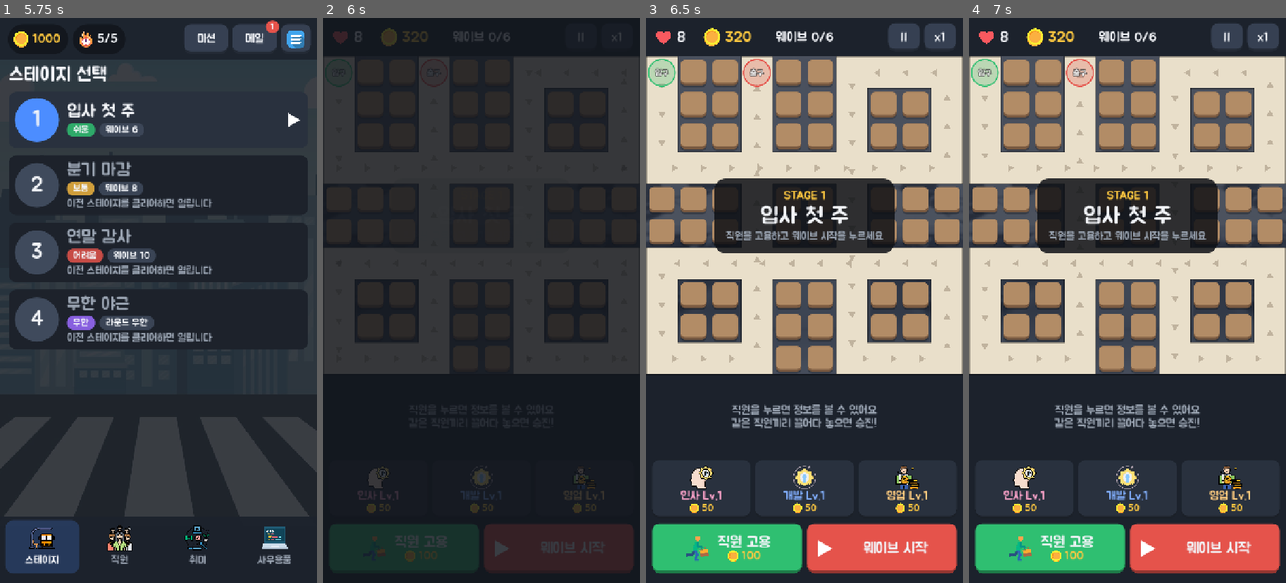
Above: before the commit, frames 1-4 (left to right).
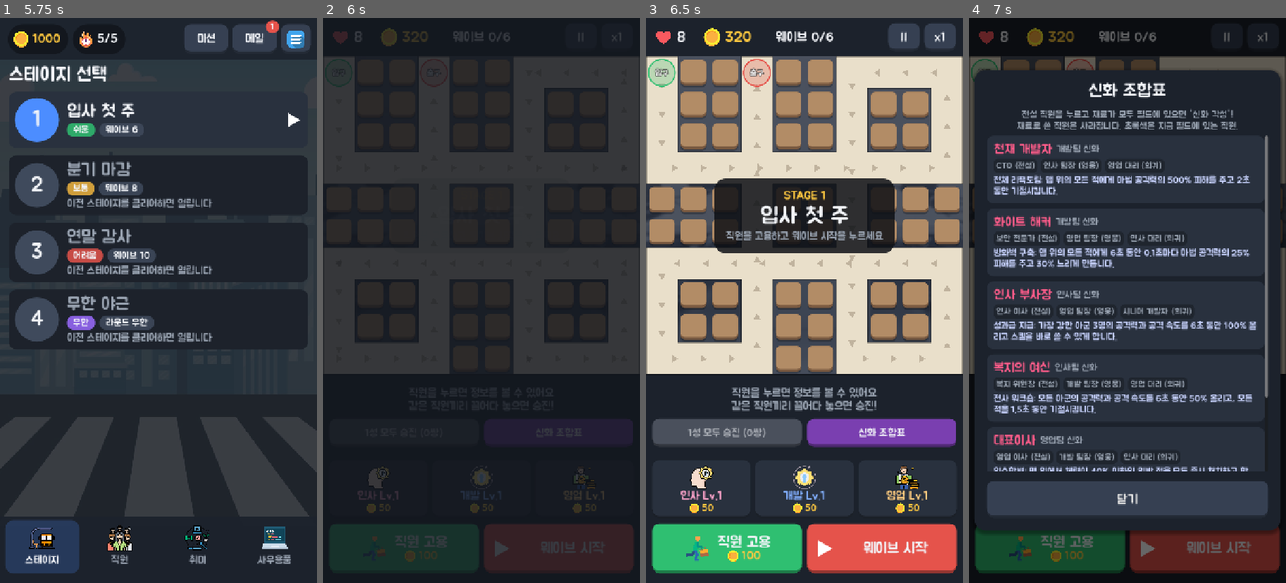
Above: after the commit, the same moments.

Repository: chw3021/CompanyDefense
Game: Godot game, scene res://scenes/boot.tscn
The game is run twice, just before and just after one commit, with the same random seed, the same clock (stepped at 60 frames per second) and the same inputs.
Inputs (mouse positions are in pixels of both pictures, inside the frame that each line leads up to):
- Up to frame 1 (5.75 s): click "입사하기" at 0.5 s; click (158, 283) at 1.27 s; type "12" at 1.35 s; click "확인" at 2 s; click "미션" at 2.75 s; click "닫기" at 3.5 s; click "메일" at 4.25 s; click "닫기" at 5 s
- Up to frame 2 (6 s): click (481, 119) at 5.75 s
- Up to frame 3 (6.5 s): no input
- Up to frame 4 (7 s): click (1203, 430) at 6.5 s, where only the run after the commit has a clickable "신화 조합표"

Frame 1 is identical in both runs. In frame 2, 0.1% of the frame differs, in the area x 67-82%, y 72-75%; in frame 3, 5.8%; in frame 4, 74%, in the area x 0-100%, y 0-100%.

Commit message:
신화 조합과 1성 모두 승진
- 신화(6등급) 6종: 전설 + 다른 두 팀의 영웅, 희귀를 모으면 각성
- 전설 카드에 재료 보유 여부와 각성 버튼, 전투 화면에 신화 조합표
- 신화 전용 스킬 6종과 각성 연출, 무지개 테두리
- 1성 모두 승진 버튼: 같은 1성끼리 짝을 모두 합친다
- 업적에 신화 단계 추가, 밸런스 봇(smart)이 각성도 한다
- 확인용 시나리오 tools/scenarios/mythic.gd, automerge.gd

Diff:
--- a/scripts/autoload/game_data.gd
+++ b/scripts/autoload/game_data.gd
@@ -5,9 +5,34 @@
 const TEAMS := ["hr", "dv", "sl"]
 const TEAM_NAMES := {"hr": "인사", "dv": "개발", "sl": "영업"}
 const TEAM_COLORS := {"hr": Color("ff7eb6"), "dv": Color("4c8dff"), "sl": Color("ffb648")}
-const GRADE_COLORS := [Color("b8c0cc"), Color("4cd17a"), Color("4c9dff"), Color("b07cff"), Color("ffa53d")]
-const GRADE_NAMES := ["일반", "고급", "희귀", "영웅", "전설"]
-const MAX_GRADE := 5
+const GRADE_COLORS := [Color("b8c0cc"), Color("4cd17a"), Color("4c9dff"), Color("b07cff"), Color("ffa53d"), Color("ff5c8a")]
+const GRADE_NAMES := ["일반", "고급", "희귀", "영웅", "전설", "신화"]
+const MAX_GRADE := 5      # 승진(같은 직원 합치기)으로 오를 수 있는 최고 등급
+const MYTHIC_GRADE := 6   # 신화: 전설 + 조합 재료로만 각성
+
+## 신화 직원. 전설(base) 하나와 재료 두 명(다른 두 팀의 영웅, 희귀)을 모으면 전설이 신화로 각성한다.
+## 그림은 base 전설의 것을 쓰고, 능력치는 base 의 배율, 레벨은 base 의 레벨을 따른다
+const MYTHICS := {
+	"tower_dv6_1": {"base": "tower_dv5_1", "name": "천재 개발자", "recipe": ["tower_hr4", "tower_sl3"],
+			"skill": {"skillName": "전체 리팩토링", "mult": 5.0, "cooldown": 12.0, "duration": 2.0, "range": 0.0,
+			"description": "맵 위의 모든 적에게 마법 공격력의 500% 피해를 주고 2초 동안 기절시킵니다."}},
+	"tower_dv6_2": {"base": "tower_dv5_2", "name": "화이트 해커", "recipe": ["tower_sl4", "tower_hr3"],
+			"skill": {"skillName": "방화벽 구축", "mult": 0.25, "cooldown": 15.0, "duration": 6.0, "range": 0.0,
+			"description": "맵 위의 모든 적에게 6초 동안 0.1초마다 마법 공격력의 25% 피해를 주고 30% 느리게 만듭니다."}},
+	"tower_hr6_1": {"base": "tower_hr5_1", "name": "인사 부사장", "recipe": ["tower_sl4", "tower_dv3"],
+			"skill": {"skillName": "성과급 지급", "mult": 1.0, "cooldown": 15.0, "duration": 6.0, "range": 0.0,
+			"description": "가장 강한 아군 3명의 공격력과 공격 속도를 6초 동안 100% 올리고 스킬을 바로 쓸 수 있게 합니다."}},
+	"tower_hr6_2": {"base": "tower_hr5_2", "name": "복지의 여신", "recipe": ["tower_dv4", "tower_sl3"],
+			"skill": {"skillName": "전사 워크숍", "mult": 0.5, "cooldown": 18.0, "duration": 6.0, "range": 0.0,
+			"description": "모든 아군의 공격력과 공격 속도를 6초 동안 50% 올리고, 모든 적을 1.5초 동안 기절시킵니다."}},
+	"tower_sl6_1": {"base": "tower_sl5_1", "name": "대표이사", "recipe": ["tower_dv4", "tower_hr3"],
+			"skill": {"skillName": "인수합병", "mult": 0.4, "cooldown": 12.0, "duration": 1.0, "range": 0.0,
+			"description": "맵 위에서 체력이 40% 이하인 일반 적을 모두 즉시 처치하고 한 마리당 코인 2개를 얻습니다. (보스는 물리 공격력의 800% 피해)"}},
+	"tower_sl6_2": {"base": "tower_sl5_2", "name": "글로벌 영업왕", "recipe": ["tower_hr4", "tower_dv3"],
+			"skill": {"skillName": "해외 수주", "mult": 4.0, "cooldown": 10.0, "duration": 3.0, "range": 4.0,
+			"description": "사거리 4칸 안의 적에게 물리 공격력의 400% 피해를 주고 3초 동안 60% 느리게 만들며 코인 30개를 얻습니다."}},
+}
+const MYTHIC_STAT_MULT := 2.5
 const MAX_TOWER_LEVEL := 30
 const MAX_EQUIPMENT_LEVEL := 10
 ## 스킬 쿨타임은 최대 50% 까지만 줄어든다
@@ -20,6 +45,7 @@
 var hobby_ids: Array[String] = []
 var equipment := {}   # eqId -> Dictionary
 var equipment_ids: Array[String] = []
+var mythic_of := {}   # 전설 towerId -> 신화 towerId
 
 
 func _init() -> void:
@@ -36,6 +62,29 @@
 	equipment = root["equipment"]
 	for key in equipment:
 		equipment_ids.append(key)
+	_add_mythics()
+
+
+## 신화 직원을 전설 데이터에서 만들어 towers / skills 에 넣는다 (tower_ids 에는 넣지 않는다: 고용, 직원 탭 대상이 아님)
+func _add_mythics() -> void:
+	for id in MYTHICS:
+		var m: Dictionary = MYTHICS[id]
+		var t: Dictionary = towers[m.base].duplicate()
+		t.towerId = id
+		t.towerName = m.name
+		t.towerGrade = MYTHIC_GRADE
+		t.towerPhysicalAttack = float(t.towerPhysicalAttack) * MYTHIC_STAT_MULT
+		t.towerMagicAttack = float(t.towerMagicAttack) * MYTHIC_STAT_MULT
+		t.towerAttackSpeed = float(t.towerAttackSpeed) * 1.2
+		t.towerAttackRange = float(t.towerAttackRange) + (0.5 if t.team == "sl" else 1.0)  # 영업팀은 근접 그대로 (4칸부터 원거리)
+		t.mythicBase = m.base
+		towers[id] = t
+		var skill: Dictionary = m.skill.duplicate()
+		var key: String = id.trim_prefix("tower_")
+		skill.skillId = key
+		skill.summoneeImagePath = skills[String(m.base).trim_prefix("tower_")].get("summoneeImagePath", "")
+		skills[key] = skill
+		mythic_of[m.base] = id
 
 
 func skill_for_tower(tower: Dictionary) -> Dictionary:
--- a/scripts/autoload/missions.gd
+++ b/scripts/autoload/missions.gd
@@ -15,8 +15,8 @@
 			"tiers": [[50, 300], [500, 1000], [2000, 3000]]},
 	{"id": "skills", "name": "능력자", "desc": "스킬 %d회 사용", "stat": "skills",
 			"tiers": [[100, 300], [1000, 1000], [5000, 3000]]},
-	{"id": "grade", "name": "전설의 탄생", "desc": "%d등급 직원 만들기", "stat": "max_grade",
-			"tiers": [[3, 300], [4, 1000], [5, 3000]]},
+	{"id": "grade", "name": "전설의 탄생", "desc": "%d등급 직원 만들기 (6등급 = 신화)", "stat": "max_grade",
+			"tiers": [[3, 300], [4, 1000], [5, 3000], [6, 6000]]},
 	{"id": "games", "name": "성실한 사원", "desc": "%d판 플레이", "stat": "games_played",
 			"tiers": [[5, 300], [30, 1000], [100, 3000]]},
 	{"id": "wins", "name": "승리의 기쁨", "desc": "%d번 승리", "stat": "games_won",
--- a/scripts/stage/battle.gd
+++ b/scripts/stage/battle.gd
@@ -19,6 +19,7 @@
 signal tower_attacked(t: Tower, target: Enemy, melee: bool)
 signal skill_cast(t: Tower)
 signal projectile_hit(p: Dictionary)
+signal mythic_born(t: Tower)
 
 const SPAWN_COST := 100
 const TRADE_CHANCE := 0.3
@@ -99,6 +100,11 @@
 		var level: int = user.get("towers", {}).get(tower_id, 1)
 		var team: String = GameData.towers[tower_id].team
 		templates[tower_id] = Tower.make_template(tower_id, level, GameData.stat_bonus(user, team))
+	# 신화는 각성 전 전설의 레벨을 따른다
+	for id in GameData.MYTHICS:
+		var base: String = GameData.MYTHICS[id].base
+		var level: int = user.get("towers", {}).get(base, 1)
+		templates[id] = Tower.make_template(id, level, GameData.stat_bonus(user, GameData.towers[id].team))
 
 
 func cell_center(c: Vector2i) -> Vector2:
@@ -364,7 +370,7 @@
 
 
 ## dragged 를 target 위에 놓았을 때: 둘을 합쳐 한 등급 높은 무작위 직원으로
-func merge(dragged: Tower, target: Tower) -> void:
+func merge(dragged: Tower, target: Tower, select_result := true) -> void:
 	if finished or not dragged.can_merge_with(target):
 		return
 	var upgrades := GameData.towers_of_grade(target.grade + 1)
@@ -378,8 +384,35 @@
 	session.max_grade = maxi(session.max_grade, merged.grade)
 	tower_placed.emit(merged, true)
 	floating.emit("승진!", merged.center() + Vector2(0, -cell * 0.5), GameData.grade_color(merged.grade))
-	select(merged)
-	hud_changed.emit()
+	if select_result:
+		select(merged)
+	hud_changed.emit()
+
+
+## grade 등급에서 같은 직원끼리 짝지을 수 있는 쌍 [[a, b], ...]
+func merge_pairs(grade: int) -> Array:
+	var by_id := {}
+	for t: Tower in towers:
+		if t.grade == grade and grade < GameData.MAX_GRADE:
+			by_id[t.id] = by_id.get(t.id, []) + [t]
+	var pairs := []
+	for id in by_id:
+		var list: Array = by_id[id]
+		for i in range(0, list.size() - 1, 2):
+			pairs.append([list[i], list[i + 1]])
+	return pairs
+
+
+## 자동 승진: grade 등급의 짝을 모두 합친다. 합친 쌍 수를 돌려준다
+func merge_all(grade: int) -> int:
+	if finished:
+		return 0
+	var pairs := merge_pairs(grade)
+	for pair in pairs:
+		merge(pair[0], pair[1], false)
+	if not pairs.is_empty():
+		message.emit("%d성 %d쌍 승진!" % [grade, pairs.size()], UI.GOLD)
+	return pairs.size()
 
 
 static func sell_price(t: Tower) -> int:
@@ -402,6 +435,8 @@
 ## 협상: 비용을 내고 30% 확률로 같은 등급의 다른 직원으로 교체, 실패하면 퇴사
 func trade(t: Tower) -> void:
 	if finished:
+		return
+	if t.grade >= GameData.MYTHIC_GRADE:  # 신화는 협상 대상이 아니다
 		return
 	var cost := trade_cost(t)
 	if coins < cost:
@@ -420,6 +455,55 @@
 		select(swapped)
 	else:
 		floating.emit("퇴사...", cell_center(c), UI.DANGER)
+	hud_changed.emit()
+
+
+# ------------------------------------------------------------------ 신화 각성 (조합)
+
+## t(전설)가 각성할 신화 id. 해당 없으면 ""
+func mythic_for(t: Tower) -> String:
+	return GameData.mythic_of.get(t.id, "") if t != null else ""
+
+
+## 조합 재료마다 필드에서 쓸 직원 (없으면 null). t 자신은 재료로 쓰지 않는다
+func recipe_towers(t: Tower) -> Array:
+	var mythic := mythic_for(t)
+	if mythic == "":
+		return []
+	var used := [t]
+	var result := []
+	for need: String in GameData.MYTHICS[mythic].recipe:
+		var found: Tower = null
+		for other: Tower in towers:
+			if other.id == need and not used.has(other):
+				found = other
+				break
+		if found:
+			used.append(found)
+		result.append(found)
+	return result
+
+
+func can_awaken(t: Tower) -> bool:
+	var parts := recipe_towers(t)
+	return not finished and not parts.is_empty() and not parts.has(null)
+
+
+## 전설 t 와 재료를 써서 t 자리에 신화를 앉힌다
+func awaken(t: Tower) -> void:
+	if not can_awaken(t):
+		return
+	var mythic := mythic_for(t)
+	var c := t.cell
+	for part: Tower in recipe_towers(t):
+		_remove(part)
+	_remove(t)
+	var m := _place(mythic, c)
+	session.max_grade = maxi(session.max_grade, m.grade)
+	tower_placed.emit(m, true)
+	mythic_born.emit(m)
+	floating.emit("신화 각성!", m.center() + Vector2(0, -cell * 0.5), GameData.grade_color(m.grade))
+	select(m)
 	hud_changed.emit()
 
 
--- a/scripts/stage/battle_view.gd
+++ b/scripts/stage/battle_view.gd
@@ -66,6 +66,7 @@
 	battle.tower_attacked.connect(_on_tower_attacked)
 	battle.skill_cast.connect(_on_skill_cast)
 	battle.projectile_hit.connect(_on_projectile_hit)
+	battle.mythic_born.connect(_on_mythic_born)
 	queue_redraw()
 
 
@@ -279,7 +280,15 @@
 	_draw_face(t.id, portrait, at, radius - 1, Color(shade, shade, shade, alpha))
 	# 등급 테두리: 등급이 높을수록 두껍고, 4등급부터는 바깥에 반짝이는 고리
 	ci.draw_arc(at, radius + 1, 0, TAU, 32, Color(0.08, 0.06, 0.12, alpha), 7 + t.grade, true)
-	ci.draw_arc(at, radius + 1, 0, TAU, 32, Color(grade_color, alpha), 3 + t.grade, true)
+	if t.grade >= GameData.MYTHIC_GRADE:
+		# 신화: 무지갯빛이 빙글빙글 도는 테두리와 은은한 후광
+		var spin := Time.get_ticks_msec() / 600.0
+		ci.draw_circle(at, radius + 14, Color(1, 0.85, 0.95, 0.12 + 0.08 * sin(spin * 3.0)))
+		for i in 12:
+			var a := spin + i * TAU / 12
+			ci.draw_arc(at, radius + 1, a, a + TAU / 12 + 0.02, 4, Color(Color.from_hsv(fmod(i / 12.0 + spin * 0.2, 1.0), 0.7, 1.0), alpha), 9, true)
+	else:
+		ci.draw_arc(at, radius + 1, 0, TAU, 32, Color(grade_color, alpha), 3 + t.grade, true)
 	if t.grade >= 4:
 		var shine := 0.5 + 0.5 * sin(Time.get_ticks_msec() / 220.0 + t.cell.x)
 		ci.draw_arc(at, radius + 5 + t.grade, 0, TAU, 32, Color(grade_color.lightened(0.3), (0.35 + 0.4 * shine) * alpha), 2.5, true)
@@ -327,7 +336,9 @@
 	if _circle.is_empty():
 		for i in 28:
 			_circle.append(Vector2.from_angle(i * TAU / 28))
-	var crop: Array = FACE_CROPS.get(tower_id.trim_prefix("tower_"), [175, 20])
+	# 신화는 각성 전 전설의 얼굴 위치를 쓴다
+	var key: String = String(GameData.towers[tower_id].get("mythicBase", tower_id)).trim_prefix("tower_")
+	var crop: Array = FACE_CROPS.get(key, [175, 20])
 	var size := portrait.get_size()
 	var origin := Vector2(crop[0] - FACE_SIZE / 2, crop[1] - 8)
 	var points := PackedVector2Array()
@@ -779,6 +790,54 @@
 						Vector2(cos(a), sin(a) - 0.8) * c * 3.0, randf() * TAU, randf_range(-12, 12))
 			for e: Enemy in _enemies_near(at, sk.range_px):
 				_add_fx("heart", e.pos + Vector2(0, -e.size * 0.5), 0.8, c * 0.12, Color(1, 0.5, 0.7), Vector2(0, -c * 0.8))
+		# ---- 신화: 맵 전체가 반응하는 큰 연출
+		"dv6_1":  # 전체 리팩토링: 화면을 가로지르는 코드 폭풍
+			_add_fx("flash", Vector2.ZERO, 0.5, 0, Color(0.4, 0.8, 1, 0.35))
+			for i in 40:
+				_add_fx("glyph", Vector2(randf() * map_size, randf_range(-0.4, 0.8) * map_size), 1.0, 24,
+						[Color(0.4, 0.9, 1), Color(0.5, 1, 0.6)].pick_random(), Vector2(0, c * randf_range(6, 10)), 0, 0, ["{ }", "</>", "0", "1", ";"].pick_random())
+			for e: Enemy in _enemies_near(at, INF):
+				_add_fx("cross", e.pos, 0.6, c * 0.5, Color(0.4, 0.9, 1))
+			_shake_screen(0.6)
+		"dv6_2":  # 방화벽 구축: 맵 가장자리를 두른 방화벽
+			_add_fx("flash", Vector2.ZERO, 0.6, 0, Color(1, 0.4, 0.2, 0.25))
+			_add_fx("zone", Vector2(map_size, map_size) / 2, maxf(0.8, sk.duration), map_size * 0.7, Color(1, 0.45, 0.2))
+			for e: Enemy in _enemies_near(at, INF):
+				_add_fx("spark", e.pos, 0.8, c * 0.12, Color(1, 0.55, 0.2), Vector2(0, -c * 1.2))
+		"hr6_1":  # 성과급 지급: 돈다발이 쏟아진다
+			for i in 18:
+				_add_fx("card", at, 1.0, c * 0.16, Color(0.55, 0.85, 0.5), Vector2(randf_range(-1, 1), randf_range(-3, -1.5)) * c * 1.6, randf() * TAU, randf_range(-8, 8))
+			_add_fx("text", at + Vector2(0, c * 0.05), 1.0, 26, UI.GOLD, Vector2(0, -c * 0.5), 0, 0, "성과급!")
+		"hr6_2":  # 전사 워크숍: 모든 직원에게서 하트, 모든 적에게 Zzz
+			_add_fx("flash", Vector2.ZERO, 0.6, 0, Color(1, 0.55, 0.75, 0.25))
+			for ally: Tower in battle.towers:
+				_add_fx("heart", ally.center() + Vector2(0, -c * 0.3), 1.0, c * 0.15, Color(1, 0.45, 0.6), Vector2(0, -c))
+			for e: Enemy in _enemies_near(at, INF):
+				_add_fx("text", e.pos + Vector2(0, -e.size * 0.6), 1.2, 18, Color(0.75, 0.85, 1), Vector2(c * 0.2, -c * 0.4), 0, 0, "Zzz")
+		"sl6_1":  # 인수합병: 모든 적 위에 계약 도장
+			_add_fx("flash", Vector2.ZERO, 0.4, 0, Color(1, 0.85, 0.3, 0.25))
+			for e: Enemy in _enemies_near(at, INF):
+				_add_fx("stamp", e.pos, 0.8, c * 0.3, Color(0.9, 0.1, 0.1), Vector2.ZERO, randf_range(-0.4, 0.4), 0, "인수")
+			_shake_screen(0.5)
+		"sl6_2":  # 해외 수주: 지구를 도는 비행기처럼 금빛 고리 셋
+			for i in 3:
+				_add_fx("ring", at, 0.5 + i * 0.2, sk.range_px * (0.7 + i * 0.25), Color(1, 0.8, 0.3))
+			for i in 16:
+				_add_fx("coin", at + Vector2(0, -c * 0.2), 1.0, c * 0.13, UI.GOLD, Vector2(randf_range(-1.2, 1.2), randf_range(-3, -1.8)) * c * 1.5, 0, randf_range(4, 10))
+			_shake_screen(0.4)
+
+
+## 신화 각성: 무지개 광선, 화면 번쩍, 큰 글자
+func _on_mythic_born(t: Tower) -> void:
+	var c := battle.cell
+	_add_fx("flash", Vector2.ZERO, 0.8, 0, Color(1, 1, 1, 0.5))
+	for i in 24:
+		_add_fx("ray", t.center(), 1.0, c * randf_range(2.0, 3.5), Color.from_hsv(i / 24.0, 0.6, 1.0), Vector2.ZERO, i * TAU / 24)
+	for i in 3:
+		_add_fx("ring", t.center(), 0.8 + i * 0.25, c * (1.5 + i), Color.from_hsv(i / 3.0, 0.5, 1.0))
+	_add_fx("text", Vector2(map_size / 2, map_size * 0.42), 1.8, 44, Color(1, 0.85, 0.95), Vector2(0, -c * 0.2), 0, 0, "신화 각성!")
+	_add_fx("text", Vector2(map_size / 2, map_size * 0.52), 1.8, 32, UI.GOLD, Vector2(0, -c * 0.2), 0, 0, t.name)
+	_shake_screen(1.0)
 
 
 func _flush_damage(e: Enemy) -> void:
--- a/scripts/stage/skill.gd
+++ b/scripts/stage/skill.gd
@@ -215,5 +215,58 @@
 			if not targets.is_empty():
 				_effect(t.center(), range_px * 1.2)
 			return not targets.is_empty()
+		# ---- 신화
+		"dv6_1":  # 전체 리팩토링: 맵 전체 마법 피해 + 기절
+			var targets := _alive()
+			for e: Enemy in targets:
+				e.damage(0, t.magic * mult)
+				e.stun(duration)
+			return not targets.is_empty()
+		"dv6_2":  # 방화벽 구축: 맵 전체 지속 피해 + 감속
+			var targets := _alive()
+			if targets.is_empty():
+				return false
+			_dot(targets, 0.1, roundi(duration * 10), 0, t.magic * mult)
+			for e: Enemy in targets:
+				e.slow(0.3, duration)
+			return true
+		"hr6_1":  # 성과급 지급: 가장 강한 아군 3명 강화 + 스킬 즉시 준비
+			var allies: Array = battle.towers.filter(func(a: Tower): return a != t)
+			allies.sort_custom(func(a: Tower, b: Tower): return a.physical + a.magic > b.physical + b.magic)
+			for ally: Tower in allies.slice(0, 3):
+				ally.buff_attack(mult, duration)
+				ally.buff_speed(mult, duration)
+				ally.skill._elapsed = ally.skill.cooldown
+			return true
+		"hr6_2":  # 전사 워크숍: 모든 아군 강화 + 모든 적 기절
+			for ally: Tower in battle.towers:
+				ally.buff_attack(mult, duration)
+				ally.buff_speed(mult, duration)
+			for e: Enemy in _alive():
+				e.stun(1.5)
+			return true
+		"sl6_1":  # 인수합병: 체력이 낮은 일반 적 즉시 처치 (+코인), 보스는 큰 피해
+			var targets := _alive()
+			var taken := 0
+			for e: Enemy in targets:
+				if e.is_boss():
+					e.damage(t.physical * 8.0, 0)
+				elif e.hp_ratio() <= mult:
+					e.kill()
+					taken += 1
+			if taken > 0:
+				battle.add_coins(taken * 2)
+				battle.floating_text("+%d" % (taken * 2), t.center() + Vector2(0, -cell * 0.5), UI.GOLD)
+			return not targets.is_empty()
+		"sl6_2":  # 해외 수주: 범위 물리 피해 + 감속 + 코인
+			var targets := _in_range(t, range_px)
+			if targets.is_empty():
+				return false
+			for e: Enemy in targets:
+				e.damage(t.physical * mult, 0)
+				e.slow(0.6, duration)
+			battle.add_coins(30)
+			battle.floating_text("+30", t.center() + Vector2(0, -cell * 0.5), UI.GOLD)
+			return true
 	push_warning("unknown skill " + id)
 	return false
--- a/scripts/stage/stage_screen.gd
+++ b/scripts/stage/stage_screen.gd
@@ -14,10 +14,11 @@
 var _speed_button: Button
 var _wave_button: Button
 var _hire_button: Button
+var _merge_button: Button  # 1성 모두 승진
 var _map_area: Control
 var _float_layer: Control
 var _info_slot: Control
-var _hint: Label
+var _hint: VBoxContainer
 var _card: PanelContainer
 var _upgrades: HBoxContainer
 var _upgrade_labels := {}
@@ -137,8 +138,19 @@
 	_info_slot.size_flags_vertical = Control.SIZE_EXPAND_FILL
 	_info_slot.clip_contents = true
 	col.add_child(_info_slot)
-	_hint = UI.label("직원을 누르면 정보를 볼 수 있어요\n같은 직원끼리 끌어다 놓으면 승진!", 26, UI.MUTED, HORIZONTAL_ALIGNMENT_CENTER)
+	_hint = UI.vbox(14)
+	_hint.alignment = BoxContainer.ALIGNMENT_CENTER
 	_hint.set_anchors_preset(Control.PRESET_FULL_RECT)
+	_hint.add_child(UI.label("직원을 누르면 정보를 볼 수 있어요\n같은 직원끼리 끌어다 놓으면 승진!", 26, UI.MUTED, HORIZONTAL_ALIGNMENT_CENTER))
+	var tools := UI.hbox(12)
+	tools.alignment = BoxContainer.ALIGNMENT_CENTER
+	_merge_button = UI.button("", UI.SUCCESS, func(): battle.merge_all(1), 24)
+	var book := UI.button("신화 조합표", Color("7a3fb0"), _open_recipes, 24)
+	for b in [_merge_button, book]:
+		b.custom_minimum_size = Vector2(0, 64)
+		b.size_flags_horizontal = Control.SIZE_EXPAND_FILL
+		tools.add_child(b)
+	_hint.add_child(tools)
 	_info_slot.add_child(_hint)
 	_card = _build_tower_card()
 	_card.visible = false
@@ -237,9 +249,71 @@
 	trade.icon = load("res://assets/icons/negociation.png")
 	sell.expand_icon = false
 	v.add_child(row)
+	# 전설이면 신화 조합 재료와 각성 버튼
+	var mythic := UI.hbox(12)
+	var recipe := UI.label("", 22, UI.MUTED)
+	recipe.size_flags_horizontal = Control.SIZE_EXPAND_FILL
+	recipe.autowrap_mode = TextServer.AUTOWRAP_WORD_SMART
+	mythic.add_child(recipe)
+	var awaken := UI.button("신화 각성", Color("7a3fb0"), func():
+		if battle.selected:
+			battle.awaken(battle.selected), 26)
+	awaken.custom_minimum_size = Vector2(170, 70)
+	mythic.add_child(awaken)
+	v.add_child(mythic)
 	_card_widgets = {"portrait": portrait, "name": name_label, "grade": grade_label, "stats": stats,
-			"skill": skill, "sell": sell, "trade": trade}
+			"skill": skill, "sell": sell, "trade": trade, "mythic": mythic, "recipe": recipe, "awaken": awaken}
 	return card
+
+
+## 신화 조합 상태 (선택한 전설 기준): 재료 이름 옆에 보유/없음
+func _fill_recipe(t: Tower) -> void:
+	var mythic := battle.mythic_for(t)
+	_card_widgets.mythic.visible = mythic != ""
+	if mythic == "":
+		return
+	var parts := battle.recipe_towers(t)
+	var names := []
+	var recipe: Array = GameData.MYTHICS[mythic].recipe
+	for i in recipe.size():
+		names.append("%s %s" % [GameData.towers[recipe[i]].towerName, "(보유)" if parts[i] != null else "(없음)"])
+	_card_widgets.recipe.text = "→ %s\n재료: %s" % [GameData.MYTHICS[mythic].name, " + ".join(names)]
+	var ok := battle.can_awaken(t)
+	_card_widgets.recipe.add_theme_color_override("font_color", UI.GOLD if ok else UI.MUTED)
+	_card_widgets.awaken.disabled = not ok
+
+
+## 신화 조합표: 신화마다 재료와 지금 필드에 있는지
+func _open_recipes() -> void:
+	var list := UI.vbox(12)
+	var on_field := func(id: String) -> bool:
+		return battle.towers.any(func(t: Tower): return t.id == id)
+	for id in GameData.MYTHICS:
+		var m: Dictionary = GameData.MYTHICS[id]
+		var card := UI.panel(UI.CARD, 16, 16)
+		var v := UI.vbox(6)
+		card.add_child(v)
+		var head := UI.hbox(10)
+		head.add_child(UI.label(m.name, 30, GameData.grade_color(GameData.MYTHIC_GRADE)))
+		head.add_child(UI.label("%s팀 신화" % GameData.team_name(GameData.towers[id].team), 22, UI.MUTED))
+		v.add_child(head)
+		var parts := UI.hbox(8)
+		for need in [m.base] + m.recipe:
+			var t: Dictionary = GameData.towers[need]
+			var have: bool = on_field.call(need)
+			var chip := UI.label("%s (%s)" % [t.towerName, GameData.GRADE_NAMES[int(t.towerGrade) - 1]], 20,
+					UI.SUCCESS if have else UI.MUTED)
+			chip.add_theme_stylebox_override("normal", UI.box(Color(UI.SUCCESS, 0.15) if have else Color(0, 0, 0, 0.25), 10, 6))
+			parts.add_child(chip)
+		v.add_child(parts)
+		v.add_child(UI.wrap_label("%s: %s" % [m.skill.skillName, m.skill.description], 21, Color("c9d4ff"), HORIZONTAL_ALIGNMENT_LEFT))
+		list.add_child(card)
+	var scroll := UI.scroll(list)
+	scroll.custom_minimum_size = Vector2(640, 760)
+	var v := UI.vbox(10)
+	v.add_child(UI.wrap_label("전설 직원을 누르고 재료가 모두 필드에 있으면 '신화 각성'!\n재료로 쓴 직원은 사라집니다. 초록색은 지금 필드에 있는 직원.", 22, UI.MUTED))
+	v.add_child(scroll)
+	UI.modal("신화 조합표", v, [["닫기", UI.CARD_HI]], self)
 
 
 # ------------------------------------------------------------------ 갱신
@@ -268,6 +342,9 @@
 	var start_text := "야근 시작" if battle.loop else "웨이브 시작"
 	_wave_button.text = start_text if can_start else ("진행 중" if battle.wave_running else "종료")
 	_hire_button.modulate.a = 1.0 if battle.coins >= Battle.SPAWN_COST else 0.6
+	var pairs := battle.merge_pairs(1).size()
+	_merge_button.text = "1성 모두 승진 (%d쌍)" % pairs
+	_merge_button.disabled = pairs == 0
 	for team in GameData.TEAMS:
 		_upgrade_labels[team].text = "%s Lv.%d" % [GameData.team_name(team), battle.team_level[team]]
 		_upgrade_costs[team].text = str(battle.upgrade_cost(team))
@@ -291,12 +368,14 @@
 	_card_widgets.grade.add_theme_color_override("font_color", GameData.grade_color(t.grade))
 	_card_widgets.sell.text = "퇴사  +%d" % Battle.sell_price(t)
 	_card_widgets.trade.text = "협상  -%d (30%%)" % Battle.trade_cost(t)
+	_card_widgets.trade.disabled = t.grade >= GameData.MYTHIC_GRADE
 	_fill_stats(t)
 	# 화면이 낮으면 팀 업그레이드 줄 자리에 카드를 보여 준다
 	_upgrades.visible = _info_slot.size.y + _card.size.y >= CARD_MIN_HEIGHT * 2
 
 
 func _fill_stats(t: Tower) -> void:
+	_fill_recipe(t)
 	_card_widgets.stats.text = "물리 %d  /  마법 %d  /  공속 %.1f" % [roundi(t.physical), roundi(t.magic), t.attack_speed]
 	var ready := t.skill.ready_ratio()
 	_card_widgets.skill.text = "스킬: %s%s" % [t.skill.name, "" if ready >= 1.0 else "  (%d%%)" % roundi(ready * 100)]
--- /dev/null
+++ b/tools/scenarios/automerge.gd
@@ -0,0 +1,25 @@
+# 1성 모두 승진 버튼 확인용: 1성을 잔뜩 깔고 버튼 전후를 찍는다.
+extends Node
+
+var dev
+
+
+func run(p_dev) -> void:
+	dev = p_dev
+	Save.reset()
+	Save.create_user("테스터")
+	Save.user.max_cleared = 3
+	await UI.go("res://scenes/stage.tscn", func(s): s.stage_id = 4)
+	await dev.wait(2.6)
+	var battle: Battle = get_tree().current_scene.battle
+	battle.coins = 4000
+	for i in 30:
+		battle.hire()
+	await dev.wait(0.4)
+	dev.say("pairs before=%d towers=%d" % [battle.merge_pairs(1).size(), battle.towers.size()])
+	await dev.shot("am_00_before")
+	dev.press("1성 모두 승진")
+	await dev.wait(0.3)
+	await dev.shot("am_01_after")
+	dev.say("pairs after=%d towers=%d" % [battle.merge_pairs(1).size(), battle.towers.size()])
+	dev.finish()
--- a/tools/scenarios/balance.gd
+++ b/tools/scenarios/balance.gd
@@ -174,7 +174,12 @@
 			if t.skill.base_cooldown != INF:
 				t.skill.base_cooldown = INF
 				t.recalculate()
-	elif bot == "smart":
+	if bot == "smart":
+		for t: Tower in battle.towers:
+			if battle.can_awaken(t):
+				battle.awaken(t)
+				return
+	if bot == "smart":
 		var counts := {"hr": 0, "dv": 0, "sl": 0}
 		for t: Tower in battle.towers:
 			counts[t.team] += 1 << (t.grade - 1)
--- /dev/null
+++ b/tools/scenarios/mythic.gd
@@ -0,0 +1,70 @@
+# 신화 확인용: 조합표, 전설 카드의 재료 표시, 각성 연출, 신화 스킬 6종을 찍는다.
+extends Node
+
+var dev
+var battle: Battle
+
+
+func run(p_dev) -> void:
+	dev = p_dev
+	Save.reset()
+	Save.create_user("테스터")
+	Save.user.max_cleared = 3
+	await UI.go("res://scenes/stage.tscn", func(s): s.stage_id = 3)
+	await dev.wait(2.6)
+	var screen := get_tree().current_scene
+	battle = screen.battle
+	# 재료를 깔아 둔다 (CTO + 인사 팀장 + 영업 대리), 영업 대리는 처음엔 빼고 찍는다
+	var cto := _place("tower_dv5_1", Vector2i(2, 1))
+	_place("tower_hr4", Vector2i(3, 1))
+	for c in [Vector2i(2, 3), Vector2i(3, 3), Vector2i(2, 5)]:
+		_place(["tower_sl1", "tower_hr2", "tower_dv3"].pick_random(), c)
+	screen._open_recipes()
+	await dev.wait(0.5)
+	await dev.shot("my_00_book")
+	for m in get_tree().root.find_children("*", "Control", true, false):
+		pass
+	dev.press("닫기")
+	await dev.wait(0.3)
+	battle.select(cto)
+	await dev.wait(0.3)
+	await dev.shot("my_01_missing")
+	_place("tower_sl3", Vector2i(3, 5))
+	await dev.wait(0.3)
+	await dev.shot("my_02_ready")
+	battle.awaken(cto)
+	await dev.wait(0.35)
+	await dev.shot("my_03_born")
+	await dev.wait(2.0)
+	await dev.shot("my_04_card")
+	battle.select(null)
+	# 신화 스킬 6종
+	battle.start_wave()
+	await dev.wait(2.4)
+	for id in GameData.MYTHICS:
+		for t: Tower in battle.towers.duplicate():
+			battle._remove(t)
+		for e: Enemy in battle.enemies.duplicate():
+			battle.enemies.erase(e)
+		battle._pending.clear()
+		for i in 8:
+			var e := Enemy.new("printer", 100000.0, battle)
+			e.pos = battle.path[0].lerp(battle.path[1], i / 8.0)
+			e.hold = 9999.0
+			battle.enemies.append(e)
+		var m := _place(id, Vector2i(2, 3))
+		_place("tower_sl1", Vector2i(2, 5))
+		_place("tower_dv1", Vector2i(3, 3))
+		m.target = battle.enemies[0]
+		m.skill._elapsed = 999.0
+		m.skill.use(m)
+		await dev.wait(0.35)
+		await dev.shot("my_skill_" + id.trim_prefix("tower_"))
+		await dev.wait(0.5)
+	dev.finish()
+
+
+func _place(id: String, c: Vector2i) -> Tower:
+	var t: Tower = battle._place(id, c)
+	t.spawn_anim = 0.0
+	return t
